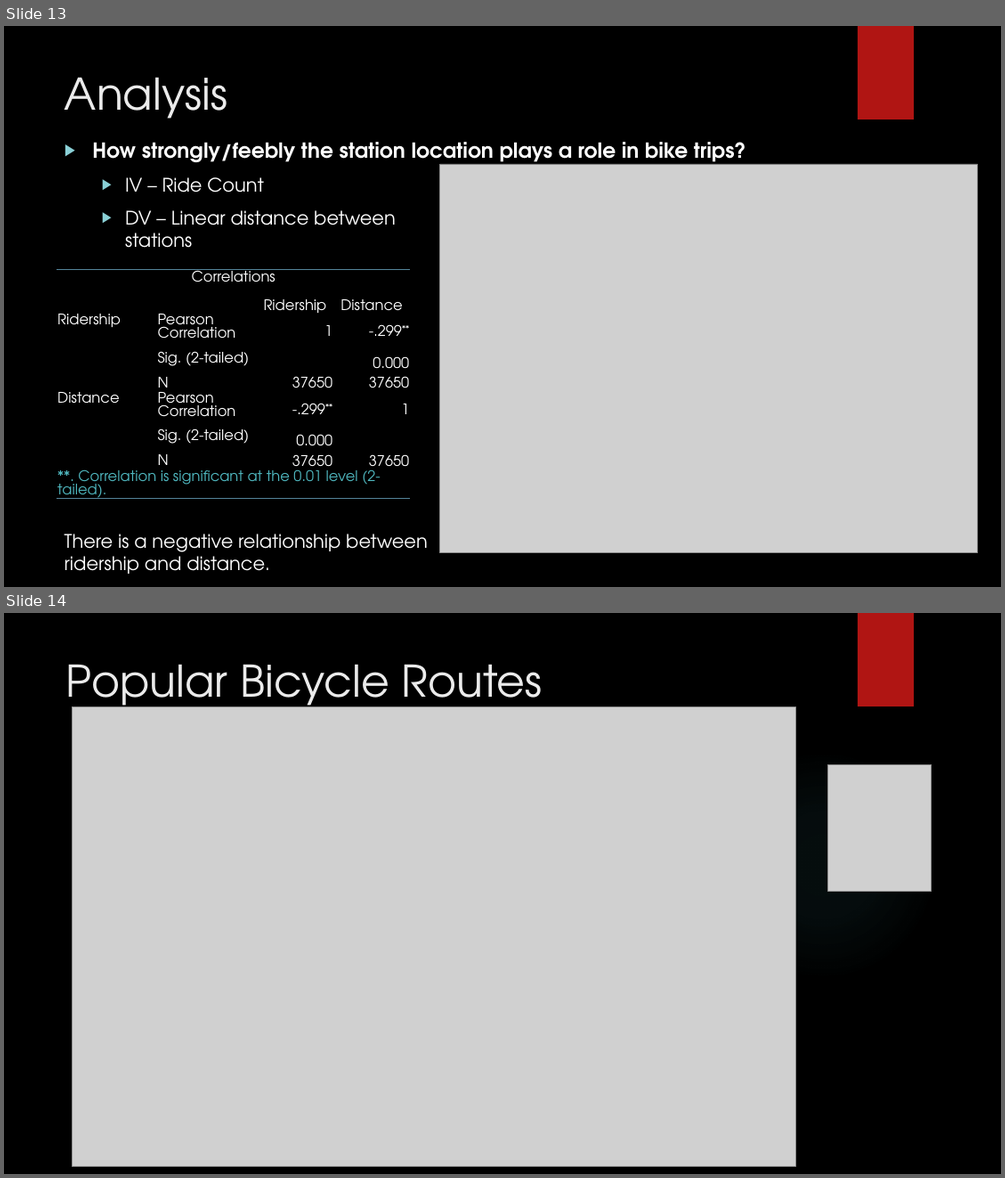
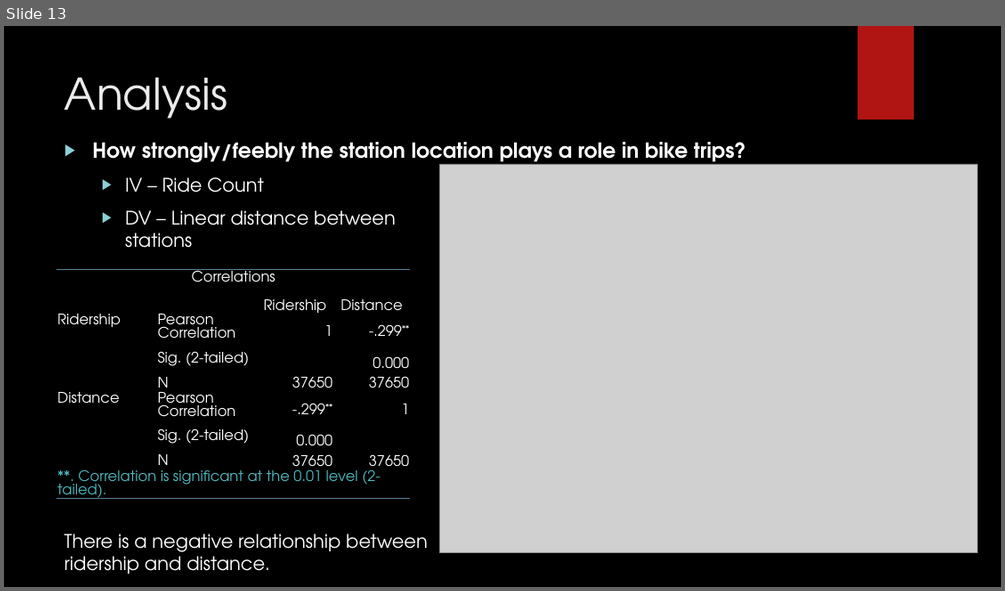
Before and after one commit to AniKarenina/INFM600_Fabulous, a slide deck: INFM600_0201_Fabulous_Presentation/INFM600_0201_Fabulous_Projet_Presentation.pptx. Shown one above the other, each under a label of ours: slides 13 and 14 before the commit, slide 13 after it. The pictures are 1005x1178 and 1005x591 pixels, drawn with LibreOffice and Linux fonts; fonts in the diff are those of the drawing; grey boxes stand for pictures; background and template pictures are left out. Boxes give left, top, right and bottom in pixels: in the first picture for what was removed or moved away, otherwise in the second. Text is boxed around its words. In the diff, an @@ line names an element or a change of style, - is before the commit and + after.

```diff
--- a/INFM600_0201_Fabulous_Presentation/INFM600_0201_Fabulous_Projet_Presentation.pptx
+++ b/INFM600_0201_Fabulous_Presentation/INFM600_0201_Fabulous_Projet_Presentation.pptx
@@ slide 14 removed at (x1=4, y1=613, x2=1001, y2=1174), background picture (left out); not listed: 2 template elements that a slide beside it also shows @@
@@ title removed at (x1=66, y1=664, x2=542, y2=717) @@
-Popular Bicycle Routes
@@ picture removed at (x1=72, y1=707, x2=795, y2=1167) @@
@@ picture removed at (x1=828, y1=765, x2=932, y2=892) @@
```
Also in this commit, not shown: 5 slides changed, 5 slides added.
